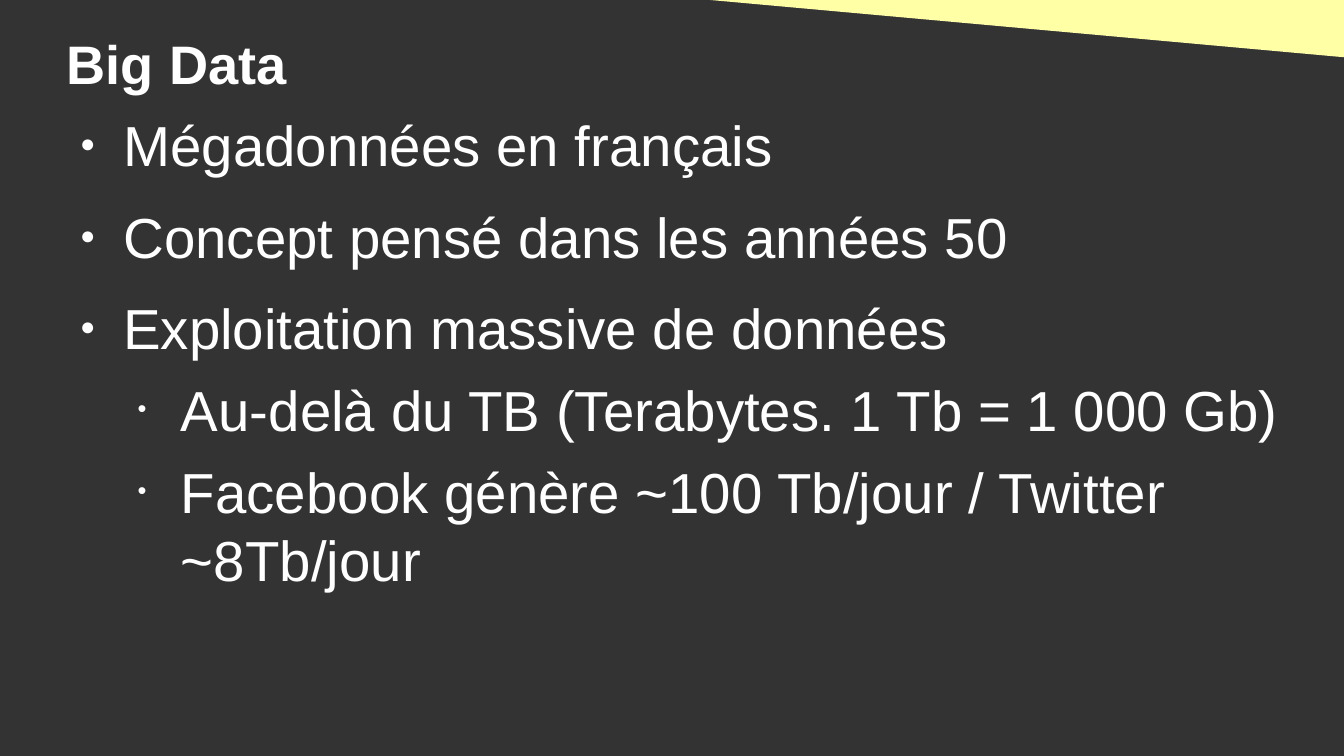
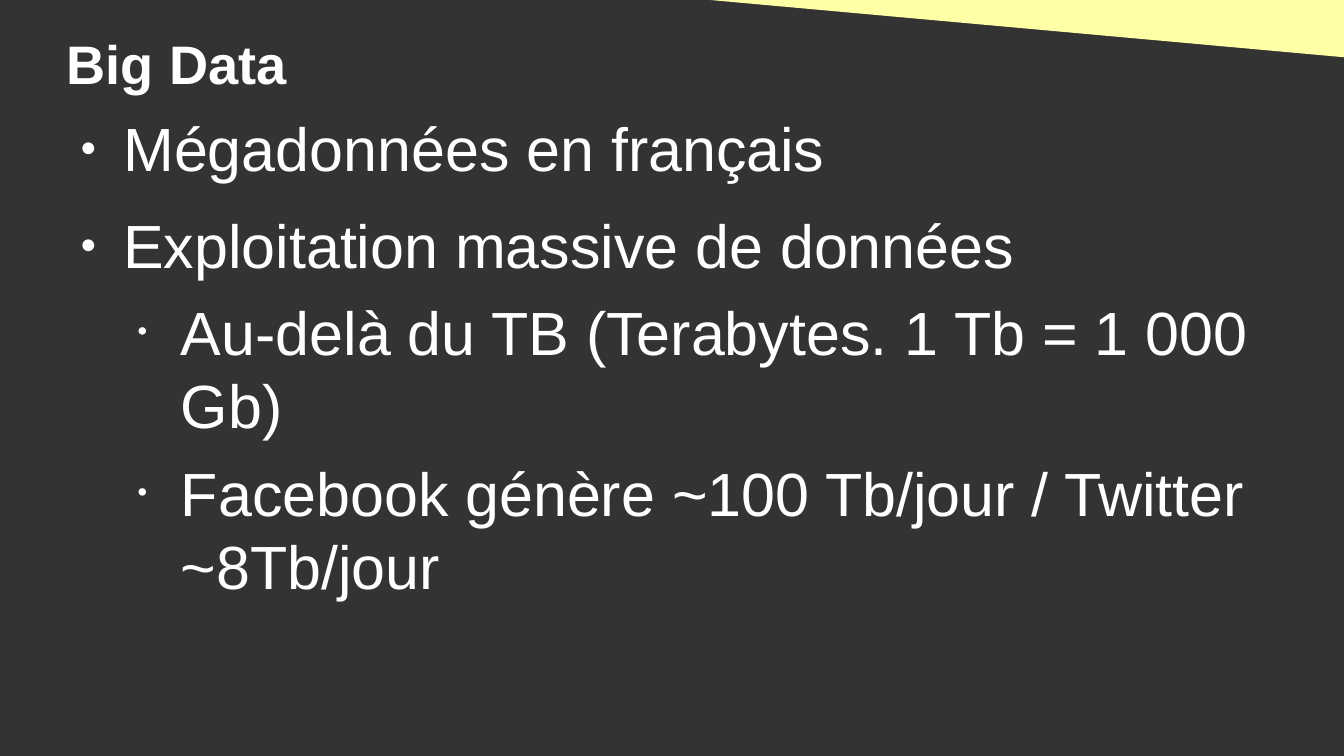
Before and after one commit to DanYellow/cours, a slide deck: slide 6 of big-data-s4/travaux-pratiques/numero-1/presentation.odp. Drawn at 1344x756 pixels with LibreOffice and Linux fonts; fonts in the diff are those of the drawing. Boxes give left, top, right and bottom in pixels: in the first picture for what was removed or moved away, otherwise in the second. Text is boxed around its words. In the diff, an @@ line names an element or a change of style, - is before the commit and + after.

Commit message:
Update big-data course

```diff
--- a/big-data-s4/travaux-pratiques/numero-1/presentation.odp
+++ b/big-data-s4/travaux-pratiques/numero-1/presentation.odp
@@ text "Mégadonnées en français" at (123,126,1247,527): size 33.3 to 36 pt @@
@@ text at (123,216,1008,268): paragraph removed @@
-● Concept pensé dans les années 50
```
Also in this commit, not shown: 6 other slides changed, 5 other files.
